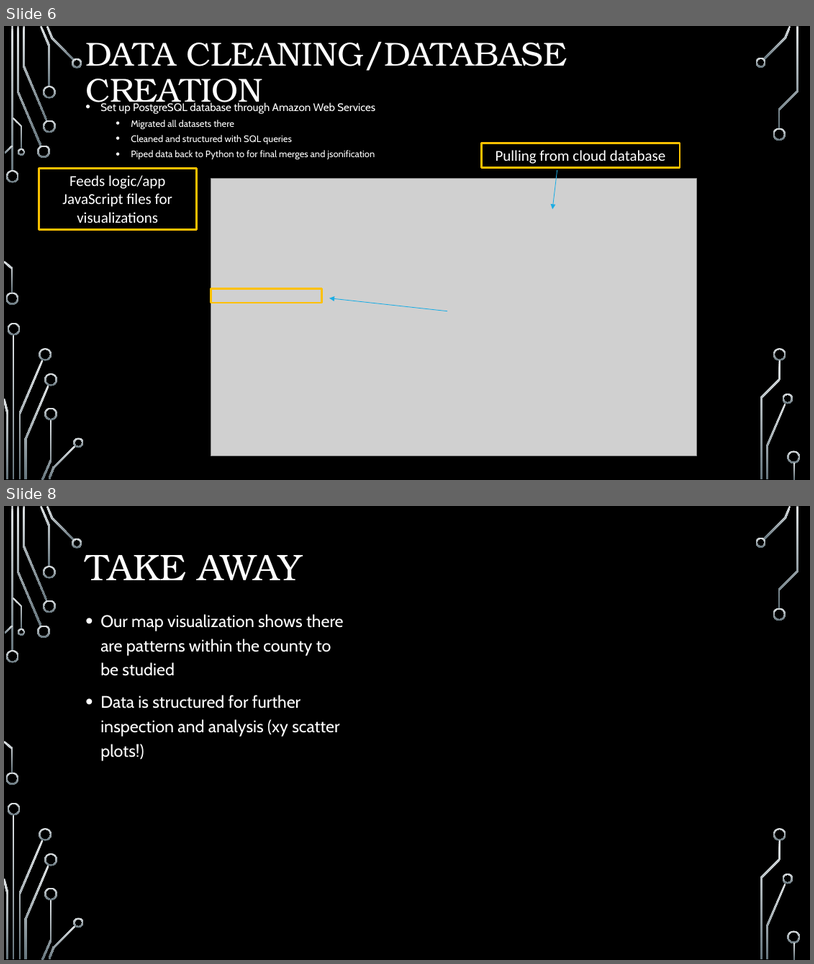
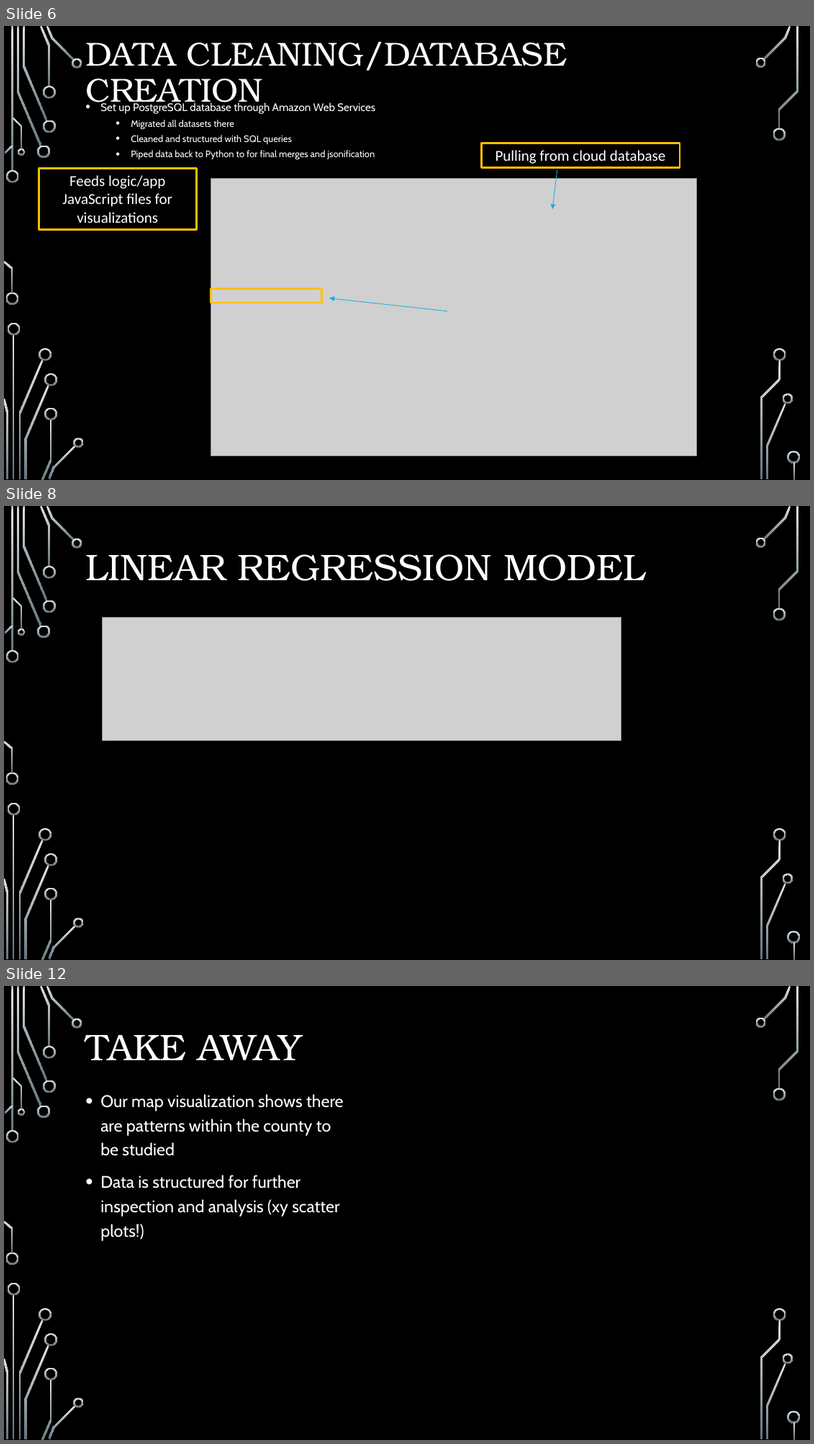
Before and after one commit to pkorat/ML-School-Rating-Prediction-Model, a slide deck: Final_Presentation_Project4.pptx. Shown one above the other, each under a label of ours: slides 6 and 8 before the commit, slides 6, 8 and 12 after it; the slides between them are not shown. The pictures are 814x964 and 814x1444 pixels, drawn with LibreOffice and Linux fonts; fonts in the diff are those of the drawing; grey boxes stand for pictures; background and template pictures are left out. Boxes give left, top, right and bottom in pixels: in the first picture for what was removed or moved away, otherwise in the second. Text is boxed around its words. In the diff, an @@ line names an element or a change of style, - is before the commit and + after.

```diff
--- a/Final_Presentation_Project4.pptx
+++ b/Final_Presentation_Project4.pptx
@@ slide 8 added at (x1=4, y1=506, x2=810, y2=960), background picture (left out); not listed: 36 template elements that a slide beside it also shows @@
@@ title added at (x1=85, y1=554, x2=646, y2=581), 44 pt, text #FFFFFF @@
+LINEAR REGRESSION MODEL
@@ picture added at (x1=102, y1=618, x2=621, y2=741) @@
@@ what was slide 8 is now slide 12 @@
```
Also in this commit, not shown: 3 slides changed, 3 other slides added.
